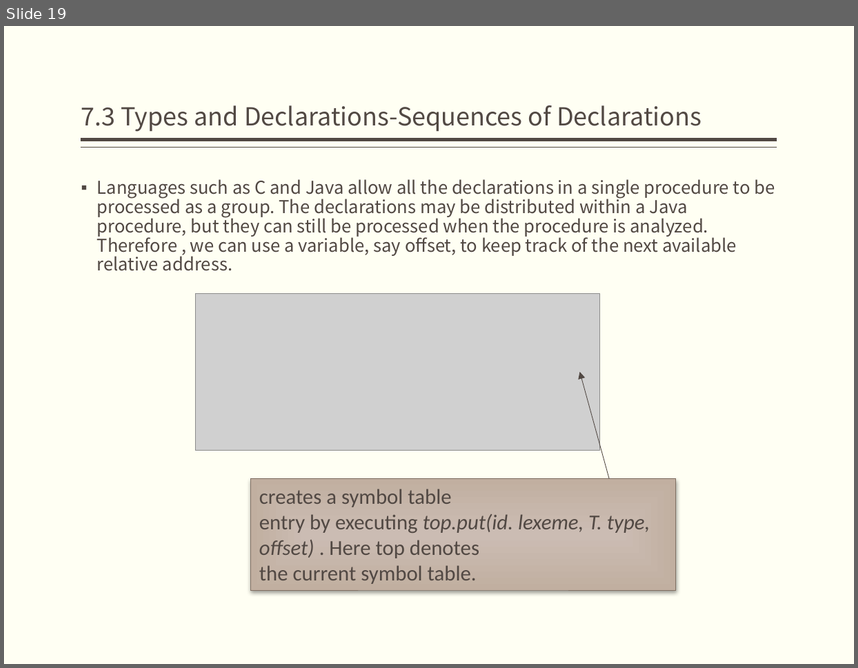
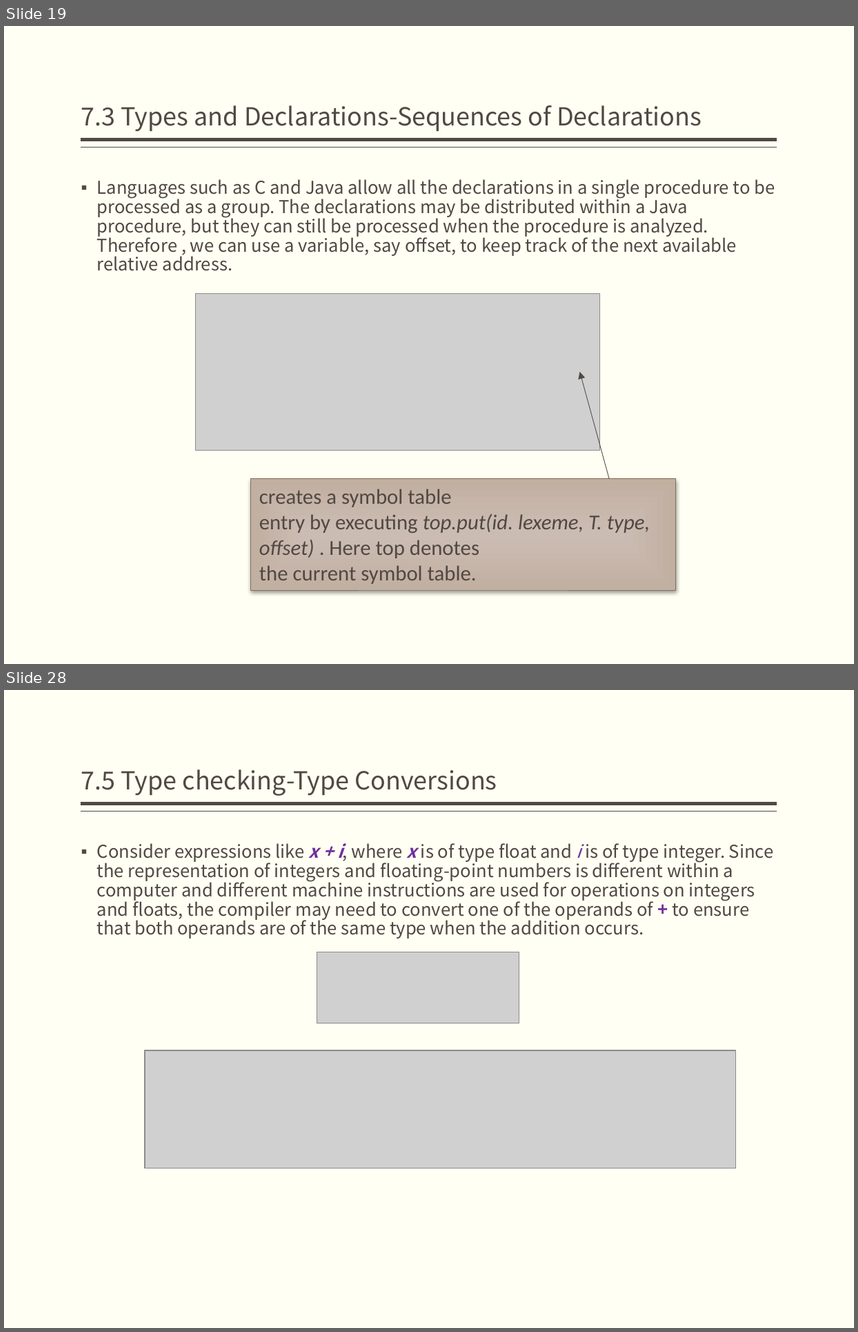
Before and after one commit to jz81/jz81.github.io, a slide deck: course/compiler/LectureNotes/(Spring2018)Lecture7.pptx. Shown one above the other, each under a label of ours: slide 19 before the commit, slides 19 and 28 after it; the slides between them are not shown. The pictures are 858x668 and 858x1332 pixels, drawn with LibreOffice and Linux fonts; fonts in the diff are those of the drawing; grey boxes stand for pictures. Boxes give left, top, right and bottom in pixels: in the first picture for what was removed or moved away, otherwise in the second. Text is boxed around its words. In the diff, an @@ line names an element or a change of style, - is before the commit and + after.

```diff
--- a/course/compiler/LectureNotes/(Spring2018)Lecture7.pptx
+++ b/course/compiler/LectureNotes/(Spring2018)Lecture7.pptx
@@ slide 28 added at <box>4,690,854,1328</box>, background #FFFFF3; not listed: 2 template elements that a slide beside it also shows @@
@@ title added at <box>81,769,497,796</box>, 21 pt, text #514843 @@
+7.5 Type checking-Type Conversions
@@ text added at <box>97,843,774,938</box>, 15 pt, text #514843 @@
+▪ Consider expressions like x + i, where x is of type float and i is of type integer. Since the representation of integers and floating-point numbers is different within a computer and different machine instructions are used for operations on integers and floats, the compiler may need to convert one of the operands of + to ensure that both operands are of the same type when the addition occurs.
@@ picture added at <box>317,952,519,1023</box> @@
@@ picture added at <box>145,1050,736,1167</box> @@
```
Also in this commit, not shown: 3 slides changed, 18 other slides added.
